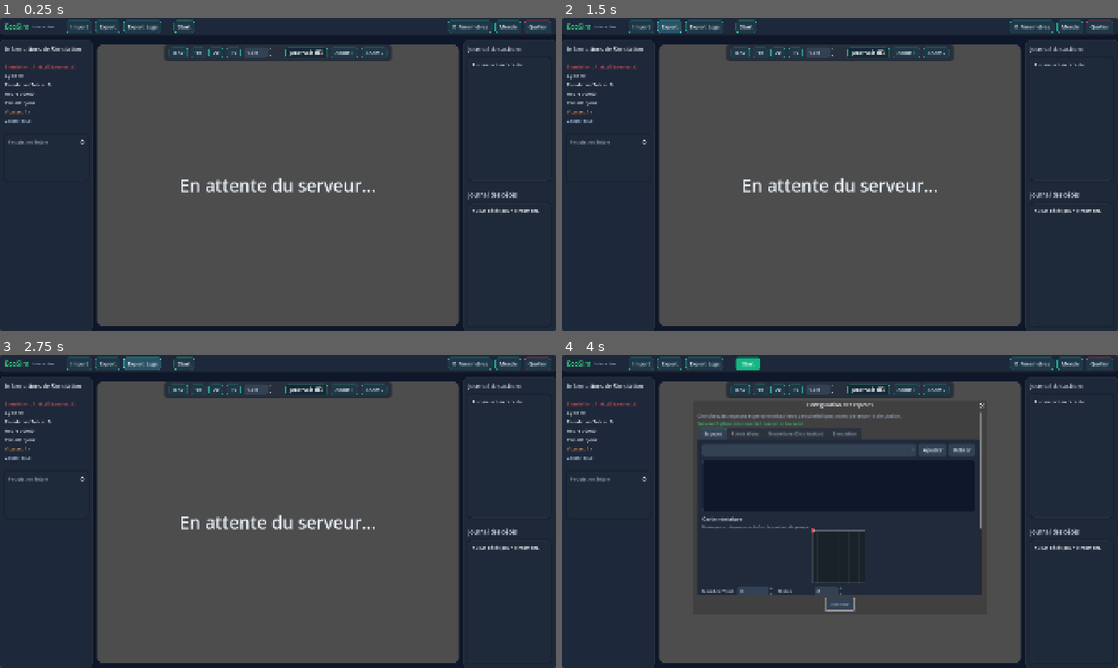
Above: before the commit, frames 1-4 (two rows, left to right).
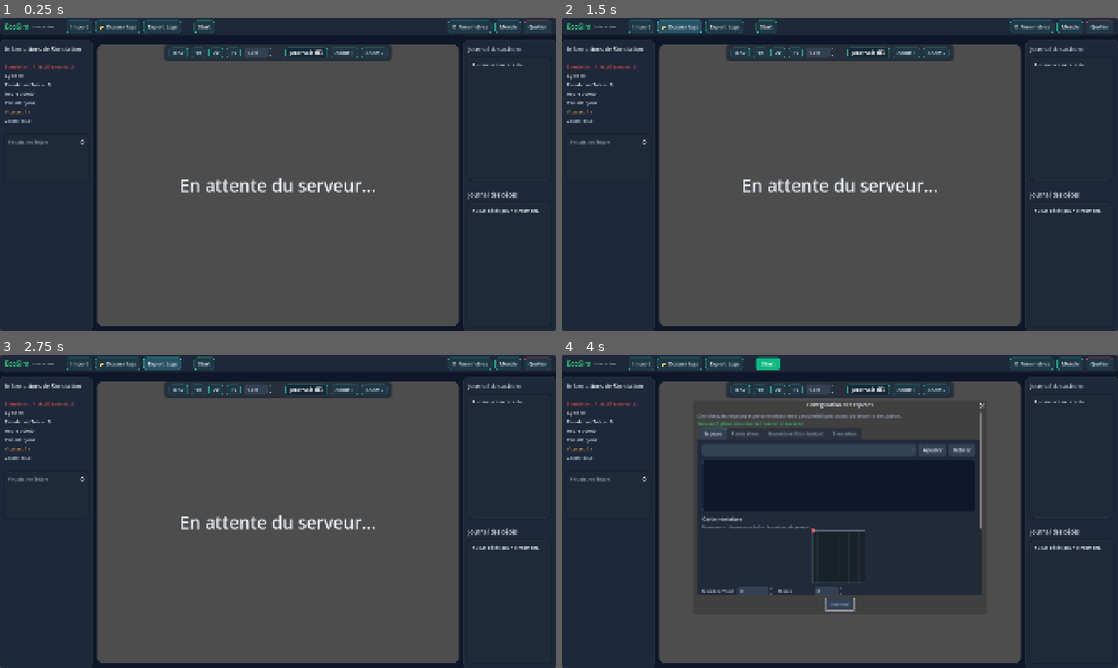
Above: after the commit, the same moments.

Repository: EcoSim-Interactive/EcoSim-game
Game: Godot game, scene res://screens/Homepage.tscn
The game is run twice, just before and just after one commit, with the same random seed, the same clock (stepped at 60 frames per second) and the same inputs.
Inputs (mouse positions are in pixels of both pictures, inside the frame that each line leads up to):
- Up to frame 1 (0.25 s): no input
- Up to frame 2 (1.5 s): click (667, 27) at 0.5 s, where only the run before the commit has a clickable "Export"; click (678, 27) at 1.25 s, where only the run after the commit has a clickable "📂 Dossier logs"
- Up to frame 3 (2.75 s): click "Export Logs" at 2 s
- Up to frame 4 (4 s): click "Start" at 2.75 s; click (828, 655) at 3.52 s; type "12" at 3.6 s

The runs differ from the first frame. In frame 1, 0.3% of the frame differs, in the area x 18-39%, y 0-5%; in frame 2, 0.4%; in frame 3, 0.5%; in frame 4, 0.5%.

Commit message:
fix: bouton Export inutilise -> ouvre le dossier du dernier run, export logs cible le dernier run

Diff:
--- a/simulatorV1/godot_interface/simulation/screens/Homepage.tscn
+++ b/simulatorV1/godot_interface/simulation/screens/Homepage.tscn
@@ -187,11 +187,11 @@
 script = ExtResource("4_8onl8")
 simulation_manager_path = NodePath("../../../../MainHBox/MainArea/SubViewportContainer/SubViewport/World")
 
-[node name="ExportBtn" type="Button" parent="MainVBox/TopBar/Margin/HBox" unique_id=135988492]
+[node name="OpenLogsBtn" type="Button" parent="MainVBox/TopBar/Margin/HBox" unique_id=135988492]
 layout_mode = 2
 theme_override_styles/normal = SubResource("StyleBoxFlat_btn_normal")
 theme_override_styles/hover = SubResource("StyleBoxFlat_btn_hover")
-text = "Export"
+text = "📂 Dossier logs"
 
 [node name="ExportLogBtn" type="Button" parent="MainVBox/TopBar/Margin/HBox" unique_id=1661317233]
 layout_mode = 2
--- a/simulatorV1/godot_interface/simulation/scripts/homepage.gd
+++ b/simulatorV1/godot_interface/simulation/scripts/homepage.gd
@@ -3,6 +3,7 @@
 
 # --- Références aux nodes ---
 @onready var export_button = $MainVBox/TopBar/Margin/HBox/ExportLogBtn
+@onready var open_logs_btn = $MainVBox/TopBar/Margin/HBox/OpenLogsBtn
 @onready var settings_btn = $MainVBox/TopBar/Margin/HBox/SettingsBtn
 @onready var quit_btn = $MainVBox/TopBar/Margin/HBox/QuitBtn
 @onready var settings_panel = $SettingsPanel
@@ -41,7 +42,6 @@
 # --- Variables principales ---
 var simulation_logs = []          # Données chargées depuis summary.json
 var current_step_data = {}
-var simulation_data = {}          # Données du fichier simulation.json (actions, motivations)
 var current_speed_text = "1x"
 var previous_alive_states = {}
 var death_logs: Array = []
@@ -92,6 +92,8 @@
 	if export_button:
 
 		export_button.pressed.connect(_on_export_log_pressed)
+	if open_logs_btn:
+		open_logs_btn.pressed.connect(_on_open_logs_folder_pressed)
 	if settings_btn:
 		settings_btn.pressed.connect(_on_settings_pressed)
 	if quit_btn:
@@ -628,72 +630,117 @@
 
 	return "🌍 Vadrouille dans la savane"
 
-# --- Générer un résumé global pour le fichier TXT ---
-func generate_summary_text() -> String:
+# --- Trouve le sous-dossier logN le plus récent (N le plus élevé) ---
+func _get_latest_log_dir() -> String:
+	if logs_folder == "":
+		return ""
+	var dir = DirAccess.open(logs_folder)
+	if dir == null:
+		return ""
+
+	var run_regex = RegEx.new()
+	run_regex.compile("^log(\\d+)$")
+
+	var best_index := -1
+	var best_path := ""
+
+	dir.list_dir_begin()
+	var entry = dir.get_next()
+	while entry != "":
+		if dir.current_is_dir() and entry != "." and entry != "..":
+			var m = run_regex.search(entry)
+			if m:
+				var idx = int(m.get_string(1))
+				if idx > best_index:
+					best_index = idx
+					best_path = "%s/%s" % [logs_folder, entry]
+		entry = dir.get_next()
+	dir.list_dir_end()
+
+	return best_path
+
+# --- Lit, pour chaque animal du dossier animals/, sa dernière action connue ---
+func _load_last_actions(run_dir: String) -> Dictionary:
+	var result: Dictionary = {}
+	var animals_dir = "%s/animals" % run_dir
+	var dir = DirAccess.open(animals_dir)
+	if dir == null:
+		return result
+
+	dir.list_dir_begin()
+	var entry = dir.get_next()
+	while entry != "":
+		if not dir.current_is_dir() and entry.ends_with(".json"):
+			var file = FileAccess.open("%s/%s" % [animals_dir, entry], FileAccess.READ)
+			if file:
+				var data = JSON.parse_string(file.get_as_text())
+				file.close()
+				if typeof(data) == TYPE_DICTIONARY:
+					var meta = data.get("meta", {})
+					var animal_id = meta.get("animal_id")
+					var entries = data.get("entries", [])
+					if animal_id != null and entries.size() > 0:
+						var last = entries[entries.size() - 1]
+						result[str(animal_id)] = {
+							"action": String(last.get("action", "")),
+							"motivation": String(last.get("motivation", "")),
+						}
+		entry = dir.get_next()
+	dir.list_dir_end()
+
+	return result
+
+# --- Générer le résumé TXT d'un run précis (summary.json du dernier dossier logN) ---
+func _generate_run_summary_text(species_list: Array, run_dir: String, run_label: String) -> String:
 	var summary_text = "=== ECOSIM SUMMARY REPORT ===\n"
-	summary_text += "Export: %s\n" % Time.get_datetime_string_from_system()
+	summary_text += "Run exporté : %s\n" % run_label
+	summary_text += "Export : %s\n" % Time.get_datetime_string_from_system()
 	summary_text += "==================================================\n\n"
 
-	if simulation_logs.is_empty():
-		summary_text += "Aucune donnée de simulation disponible.\n"
+	if species_list.is_empty():
+		summary_text += "Aucune donnée de simulation disponible pour ce run.\n"
 		return summary_text
 
-	var species_seen = {}
+	var last_actions = _load_last_actions(run_dir)
 	var total_species = 0
 	var alive_count = 0
 	var dead_count = 0
 
-	# On parcourt tous les steps pour prendre le dernier état de chaque espèce
-	for step in simulation_logs:
-		var sp_list = _extract_species_list(step)
-		for s in sp_list:
-			if typeof(s) != TYPE_DICTIONARY:
-				continue
-			var sname = String(s.get("name", s.get("display_name", "Inconnu")))
-			species_seen[sname] = s  # Dernière version remplace l'ancienne
-
-	# Générer le résumé
-	for sname in species_seen.keys():
-		var s = species_seen[sname]
+	for s in species_list:
+		if typeof(s) != TYPE_DICTIONARY:
+			continue
 		total_species += 1
-		var vitality = _get_vitality(s)
-		var is_alive = _is_alive(s)
+
+		var vitality = float(s.get("vitality", 0.0))
+		var is_alive = vitality > 0.0
 		var status = "Vivant" if is_alive else "Mort"
 		if is_alive:
 			alive_count += 1
 		else:
 			dead_count += 1
 
-		# Lire la position depuis after ou before
-		var after_d = s.get("after", {})
-		var before_d = s.get("before", {})
+		var pos = s.get("position", [])
 		var pos_x = 0.0
 		var pos_y = 0.0
-		var hunger_v = 0.0
-		var thirst_v = 0.0
-		var fatigue_v = 0.0
-		if typeof(after_d) == TYPE_DICTIONARY:
-			pos_x = float(after_d.get("x", 0.0))
-			pos_y = float(after_d.get("y", 0.0))
-			hunger_v = float(after_d.get("hunger", 0.0))
-			thirst_v = float(after_d.get("thirst", 0.0))
-			fatigue_v = float(after_d.get("fatigue", 0.0))
-		elif typeof(before_d) == TYPE_DICTIONARY:
-			pos_x = float(before_d.get("x", 0.0))
-			pos_y = float(before_d.get("y", 0.0))
-			hunger_v = float(before_d.get("hunger", 0.0))
-			thirst_v = float(before_d.get("thirst", 0.0))
-			fatigue_v = float(before_d.get("fatigue", 0.0))
-
-		var action = String(s.get("action", "N/A"))
-		var motivation = String(s.get("motivation", "N/A"))
-
-		# Si action ou motivation manquante → chercher dans simulation.json
-		if (action == "N/A" or motivation == "N/A") and simulation_data.has(sname):
-			var sim_entry = simulation_data[sname]
-			action = sim_entry.get("action", action)
-			motivation = sim_entry.get("motivation", motivation)
-
+		if typeof(pos) == TYPE_ARRAY and pos.size() >= 2:
+			pos_x = float(pos[0])
+			pos_y = float(pos[1])
+
+		var hunger_v = float(s.get("hunger", 0.0))
+		var thirst_v = float(s.get("thirst", 0.0))
+		var fatigue_v = float(s.get("fatigue", 0.0))
+
+		var action = "N/A"
+		var motivation = "N/A"
+		var animal_id = s.get("animal_id")
+		if animal_id != null and last_actions.has(str(animal_id)):
+			var la = last_actions[str(animal_id)]
+			if not String(la.get("action", "")).is_empty():
+				action = la["action"]
+			if not String(la.get("motivation", "")).is_empty():
+				motivation = la["motivation"]
+
+		var sname = String(s.get("display_name", s.get("name", "Inconnu")))
 		summary_text += "%s\n" % sname
 		summary_text += "  Type : %s | Sexe : %s | Âge : %.2f ans (%s)\n" % [
 			s.get("species_type", "N/A"),
@@ -717,25 +764,53 @@
 	return summary_text
 
 
-# --- Exporter en TXT ---
+# --- Exporter en TXT le dernier run (dernier dossier logN) ---
 func _on_export_log_pressed():
-	if simulation_logs.is_empty():
-		push_warning("Aucun log à exporter")
-		return
+	var latest_dir = _get_latest_log_dir()
+	if latest_dir == "":
+		push_warning("Aucun dossier de logs trouvé à exporter")
+		return
+
+	var summary_path = "%s/summary.json" % latest_dir
+	if not FileAccess.file_exists(summary_path):
+		push_warning("Aucun summary.json dans: %s" % latest_dir)
+		return
+
+	var file = FileAccess.open(summary_path, FileAccess.READ)
+	var data = JSON.parse_string(file.get_as_text())
+	file.close()
+
+	if typeof(data) != TYPE_DICTIONARY or not data.has("species"):
+		push_warning("Format de summary.json inattendu: %s" % summary_path)
+		return
+
+	var run_label = latest_dir.get_file()
+	var summary_text = _generate_run_summary_text(data["species"], latest_dir, run_label)
 
 	var timestamp = Time.get_datetime_string_from_system().replace(":", "-")
-	var file_path = "%s/simulation_summary_%s.txt" % [logs_folder, timestamp]
-	print("Export path: ", file_path)
-
-	var file = FileAccess.open(file_path, FileAccess.WRITE)
-	if file == null:
+	var export_path = "%s/export_%s_%s.txt" % [latest_dir, run_label, timestamp]
+
+	var out_file = FileAccess.open(export_path, FileAccess.WRITE)
+	if out_file == null:
 		push_error("Impossible de créer le fichier d'export")
 		return
 
-	file.store_string(generate_summary_text())
-	file.close()
-
-	print("✓ Résumé exporté dans: %s" % file_path)
+	out_file.store_string(summary_text)
+	out_file.close()
+
+	print("✓ Résumé du run %s exporté dans: %s" % [run_label, export_path])
+
+# --- Ouvrir le dossier du dernier run dans l'explorateur de fichiers ---
+func _on_open_logs_folder_pressed():
+	var target_dir = _get_latest_log_dir()
+	if target_dir == "":
+		target_dir = logs_folder
+
+	if target_dir == "" or not DirAccess.dir_exists_absolute(target_dir):
+		push_warning("Dossier de logs introuvable: %s" % target_dir)
+		return
+
+	OS.shell_open(target_dir)
 
 # --- Fonctions utilitaires ---
 func log_simulation_step(step_data: Dictionary):
